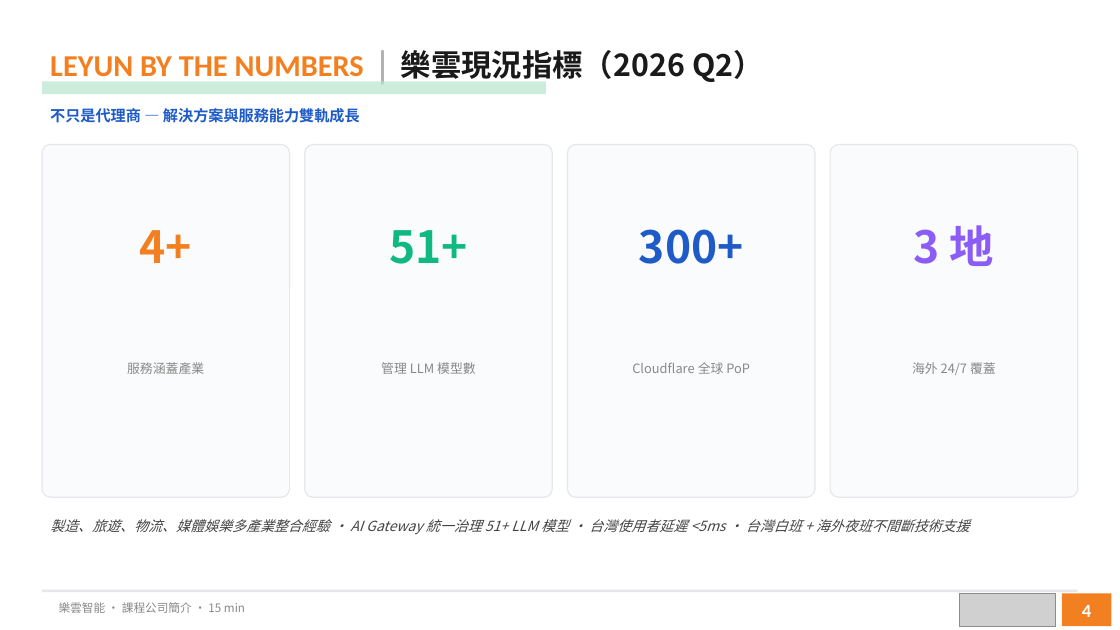
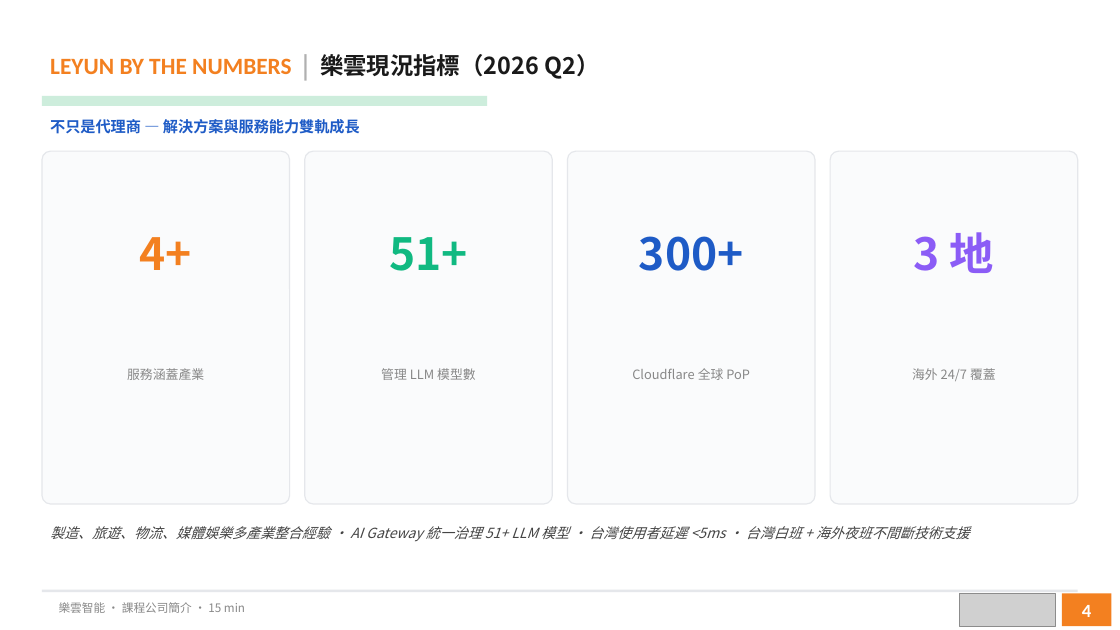
Before and after one commit to victor-workspace/cloudflare-aigw-course, a slide deck: slide 4 of slides/leyun-intro.pptx. Drawn at 1120x630 pixels with LibreOffice and Linux fonts; fonts in the diff are those of the drawing; grey boxes stand for pictures. Boxes give left, top, right and bottom in pixels: in the first picture for what was removed or moved away, otherwise in the second. Text is boxed around its words. In the diff, an @@ line names an element or a change of style, - is before the commit and + after.

```diff
--- a/slides/leyun-intro.pptx
+++ b/slides/leyun-intro.pptx
@@ text "LEYUN BY THE NUMBERS | ..." at <box>50,54,599,79</box>: size 26 to 20 pt @@
@@ text "不只是代理商 — 解決方案與服務能力雙軌成長": place and size @@
-text "不只是代理商 — 解決方案與服務能力雙軌成長" at <box>50,108,360,123</box>
+text "不只是代理商 — 解決方案與服務能力雙軌成長" at <box>50,119,360,134</box>
@@ rectangle: place and size @@
-rectangle at <box>42,82,546,94</box>
+rectangle at <box>42,96,487,106</box>
@@ 9 texts, 4 rounded rectangles: place and size @@
-9 texts, 4 rounded rectangles at <box>42,145,1078,535</box>
+9 texts, 4 rounded rectangles at <box>42,151,1078,542</box>
```
Also in this commit, not shown: 6 other slides changed, 3 other files.
